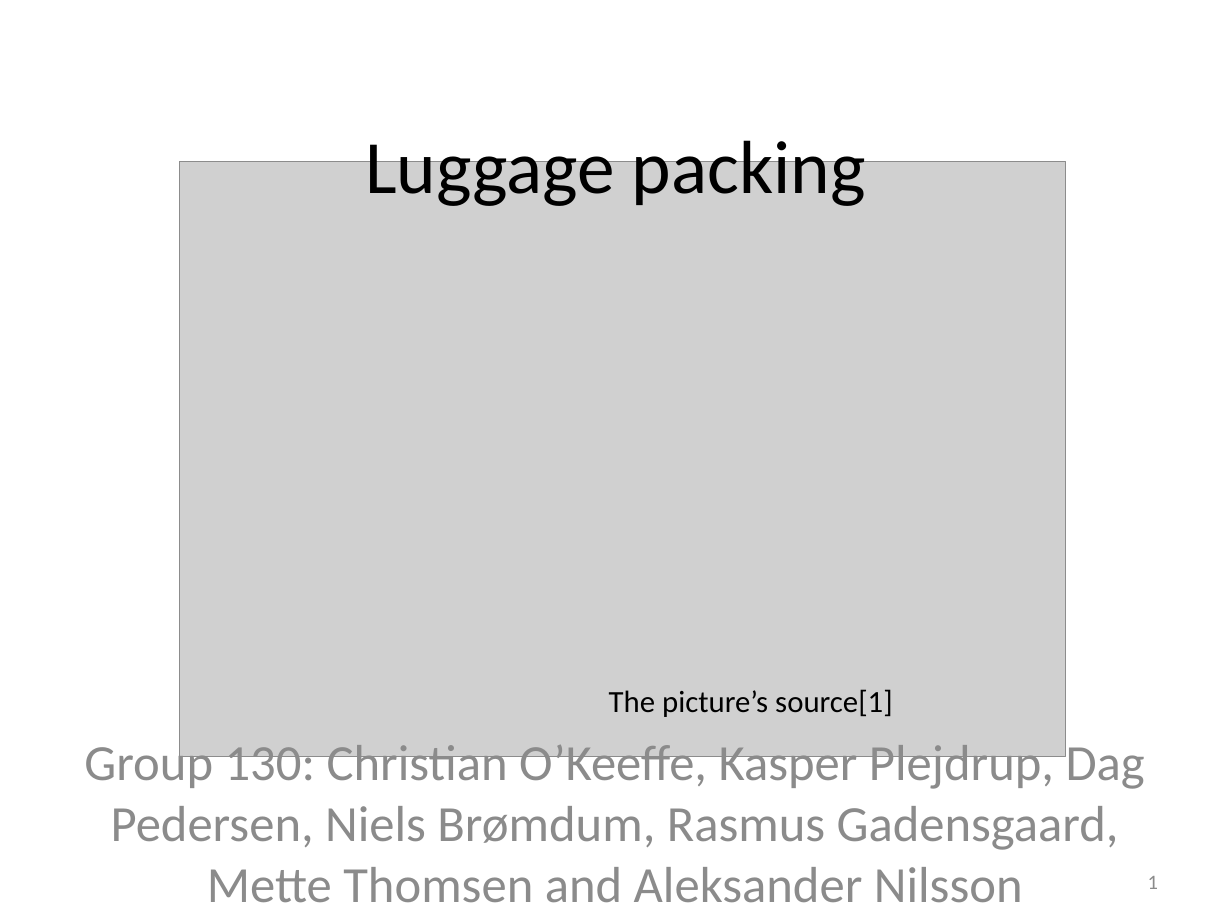
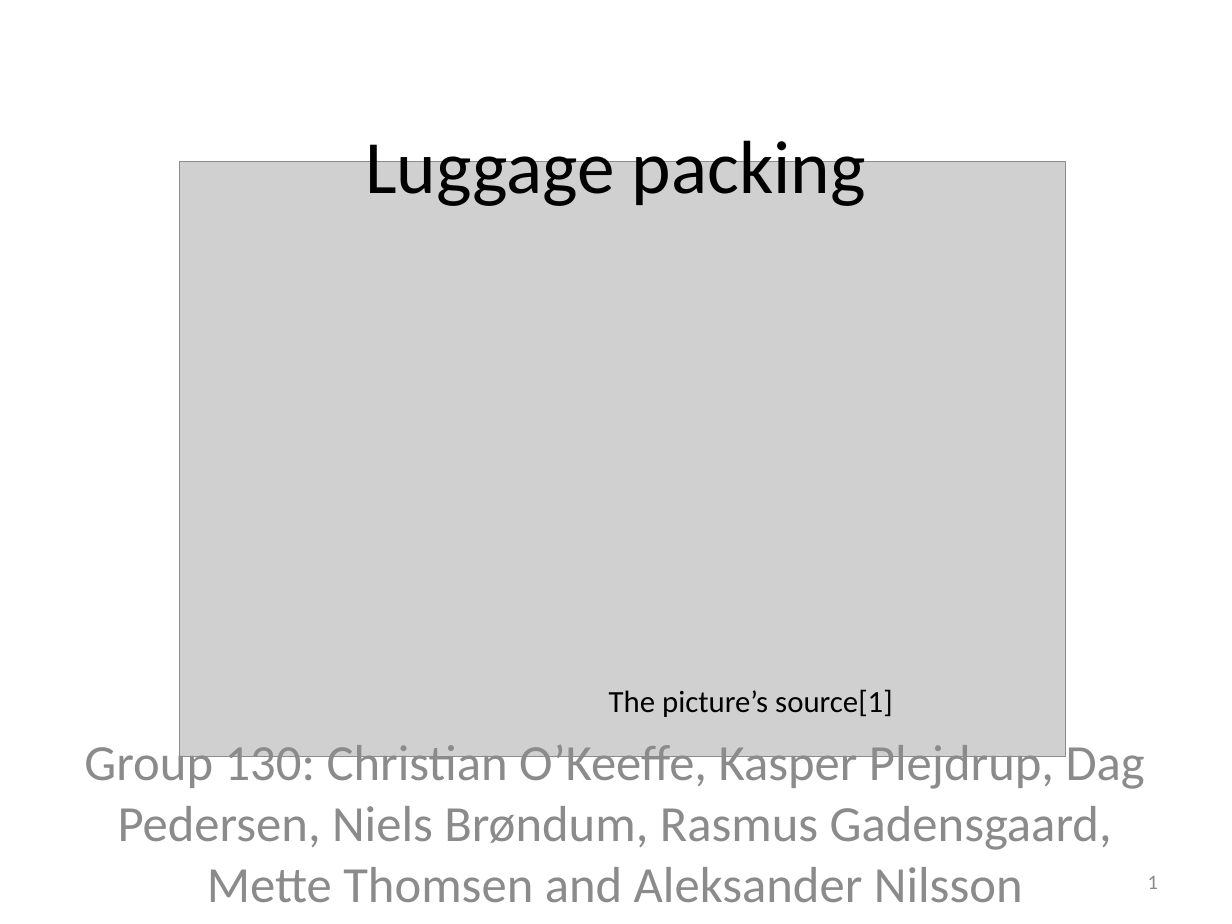
Before and after one commit to montelongoj/p2-b130-aau-2011, a slide deck: slide 1 of PP for status.pptx. Drawn at 1232x924 pixels with LibreOffice and Linux fonts; fonts in the diff are those of the drawing; grey boxes stand for pictures. Boxes give left, top, right and bottom in pixels: in the first picture for what was removed or moved away, otherwise in the second. Text is boxed around its words. In the diff, an @@ line names an element or a change of style, - is before the commit and + after.

```diff
--- a/PP for status.pptx
+++ b/PP for status.pptx
@@ subtitle at bbox=[84, 739, 1145, 903]: text changed @@
-Group 130: Christian O’Keeffe, Kasper Plejdrup, Dag Pedersen, Niels Brømdum, Rasmus Gadensgaard, Mette Thomsen and Aleksander Nilsson
+Group 130: Christian O’Keeffe, Kasper Plejdrup, Dag Pedersen, Niels Brøndum, Rasmus Gadensgaard, Mette Thomsen and Aleksander Nilsson
```
Also in this commit, not shown: 2 other slides changed.
